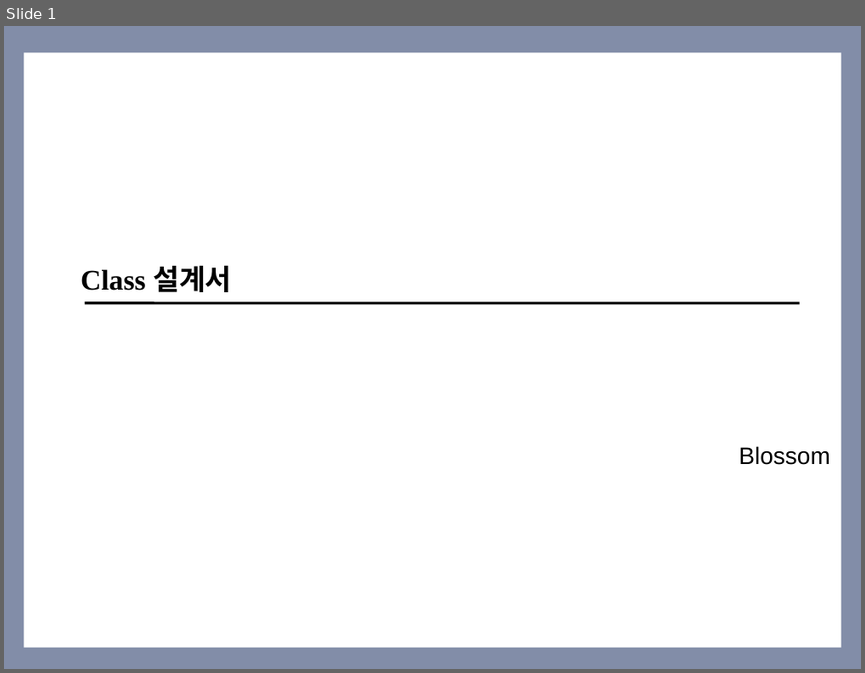
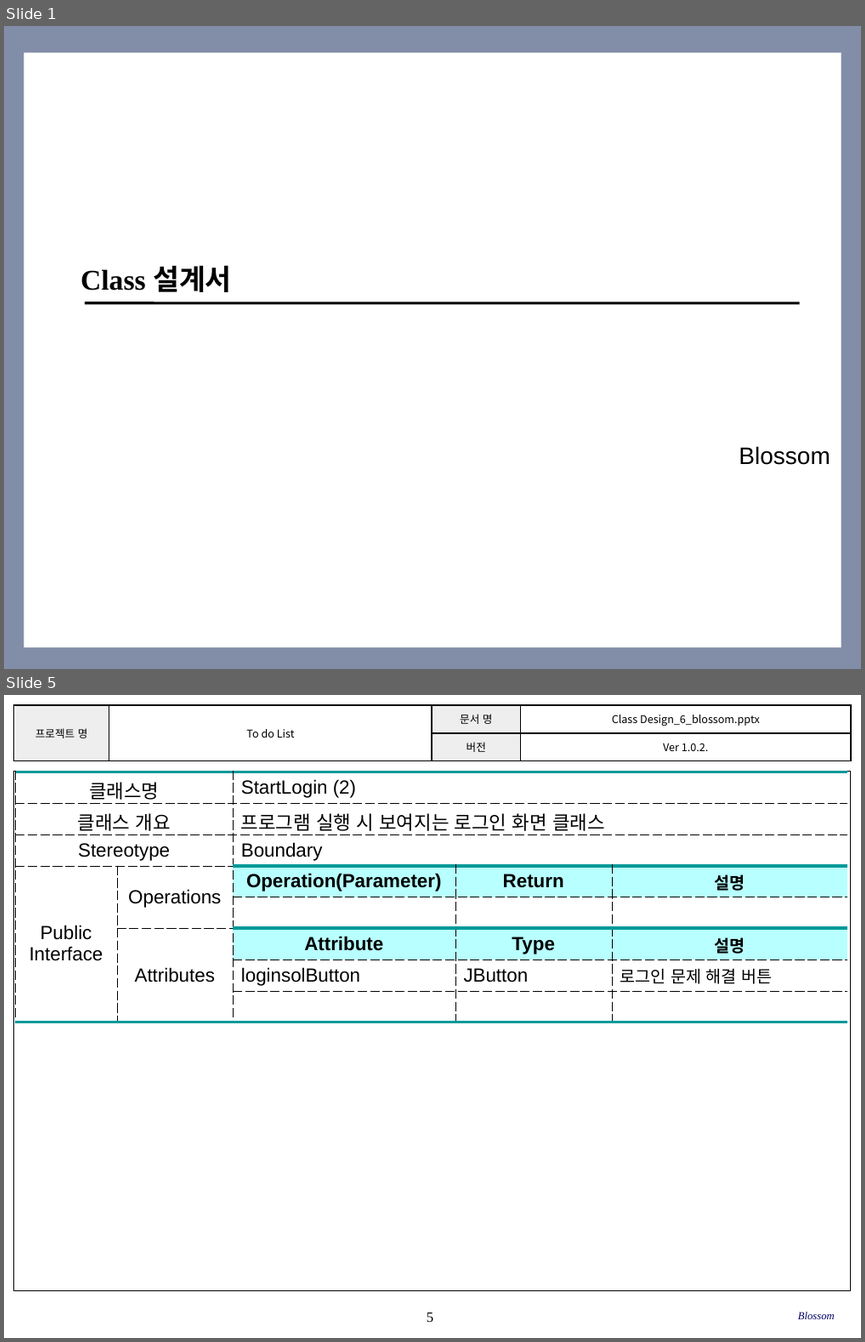
Before and after one commit to SE-admin/SE2017_6_blossom, a slide deck: doc/3_ 설계서/Class Design_6_blossom.pptx. Shown one above the other, each under a label of ours: slide 1 before the commit, slides 1 and 5 after it; the slides between them are not shown. The pictures are 865x673 and 865x1342 pixels, drawn with LibreOffice and Linux fonts; fonts in the diff are those of the drawing; background and template pictures are left out. Boxes give left, top, right and bottom in pixels: in the first picture for what was removed or moved away, otherwise in the second. Text is boxed around its words. In the diff, an @@ line names an element or a change of style, - is before the commit and + after.

Commit message:
2017 - 05 - 25	Ver 1.0.2	StartLogin, RegistCourse, ShowList 클래스 추가	임현

```diff
--- a/doc/3_ 설계서/Class Design_6_blossom.pptx
+++ b/doc/3_ 설계서/Class Design_6_blossom.pptx
@@ slide 5 added at (4,695,861,1338), background #FFFFFF @@
@@ table added at (13,705,851,761), 2 rows, 4 columns @@
+프로젝트 명 | To do List | 문서 명 | Class Design_6_blossom.pptx
+ |  | 버전 | Ver 1.0.2.
@@ rectangle added at (13,771,851,1291), outline #000000 0.75 pt @@
@@ table added at (15,772,847,1022), 8 rows, 5 columns @@
+클래스명 |  | StartLogin (2) |  | 
+클래스 개요 |  | 프로그램 실행 시 보여지는 로그인 화면 클래스 |  | 
+Stereotype |  | Boundary |  | 
+Public / Interface | Operations | Operation(Parameter) | Return | 설명
+ |  |  |  | 
+ | Attributes | Attribute | Type | 설명
+ |  | loginsolButton | JButton | 로그인 문제 해결 버튼
+ |  |  |  | 
@@ page number added at (426,1312,433,1321), 12 pt, text #000000 @@
+5
@@ text added at (798,1311,834,1319), 9 pt, text #000066, italic @@
+Blossom
```
Also in this commit, not shown: 2 slides changed, 5 other slides added.
